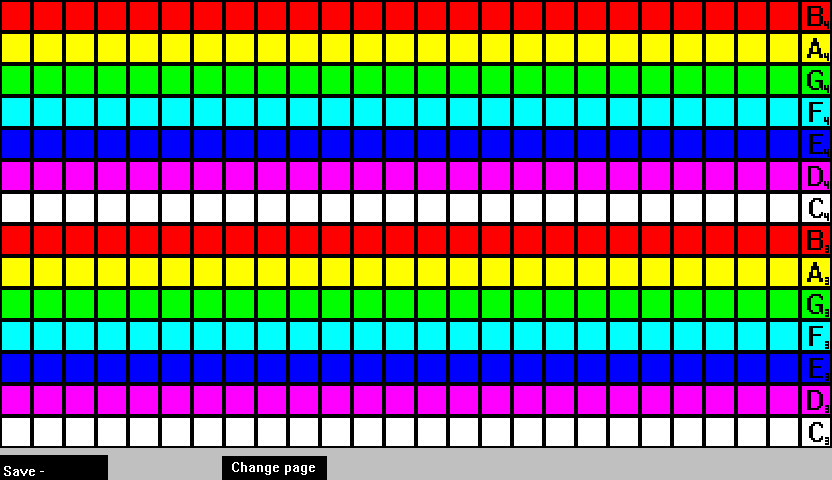
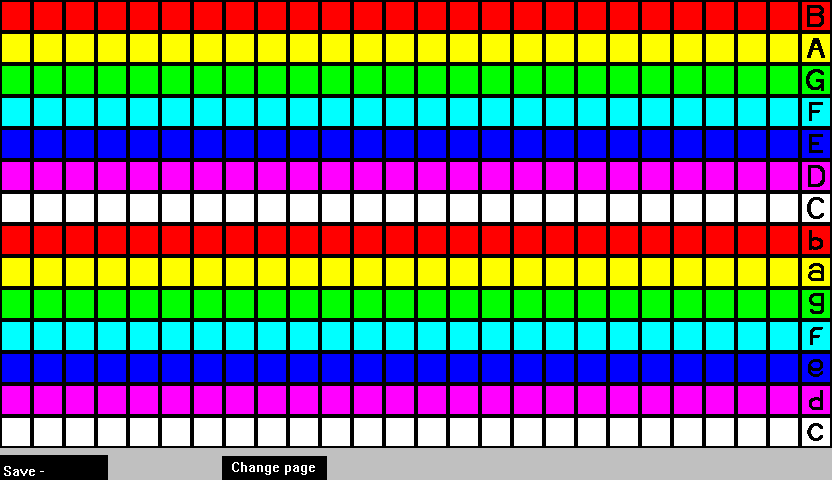
The second 832 × 480 image is a revision of the first. Changes to its layers:
renamed "Pasted Layer" to "Layer #1", painted on it over [806, 5, 829, 445]
